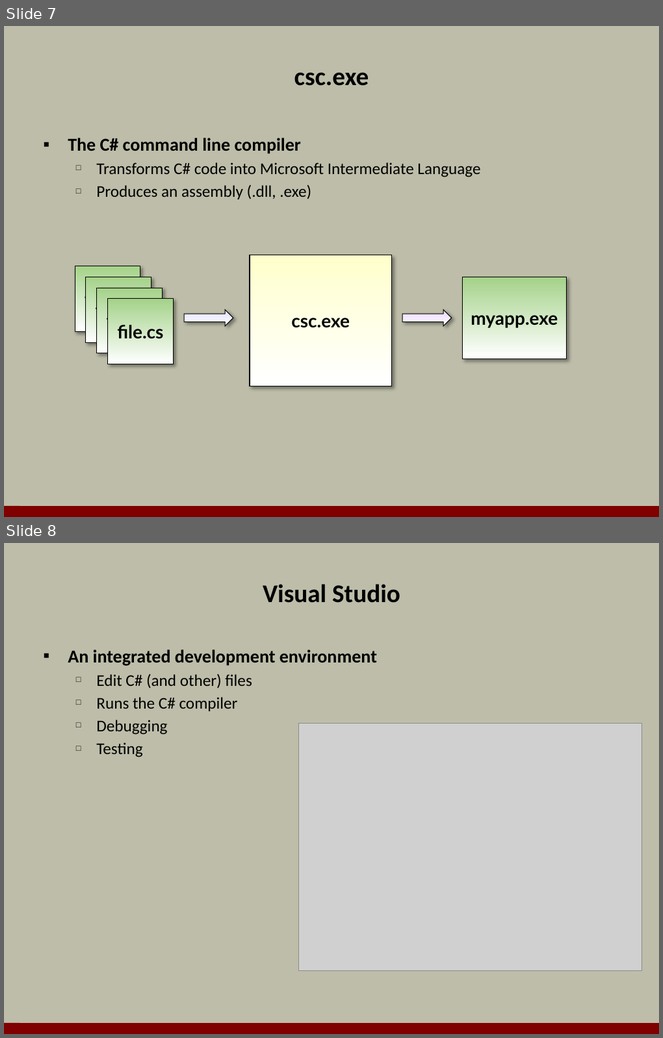
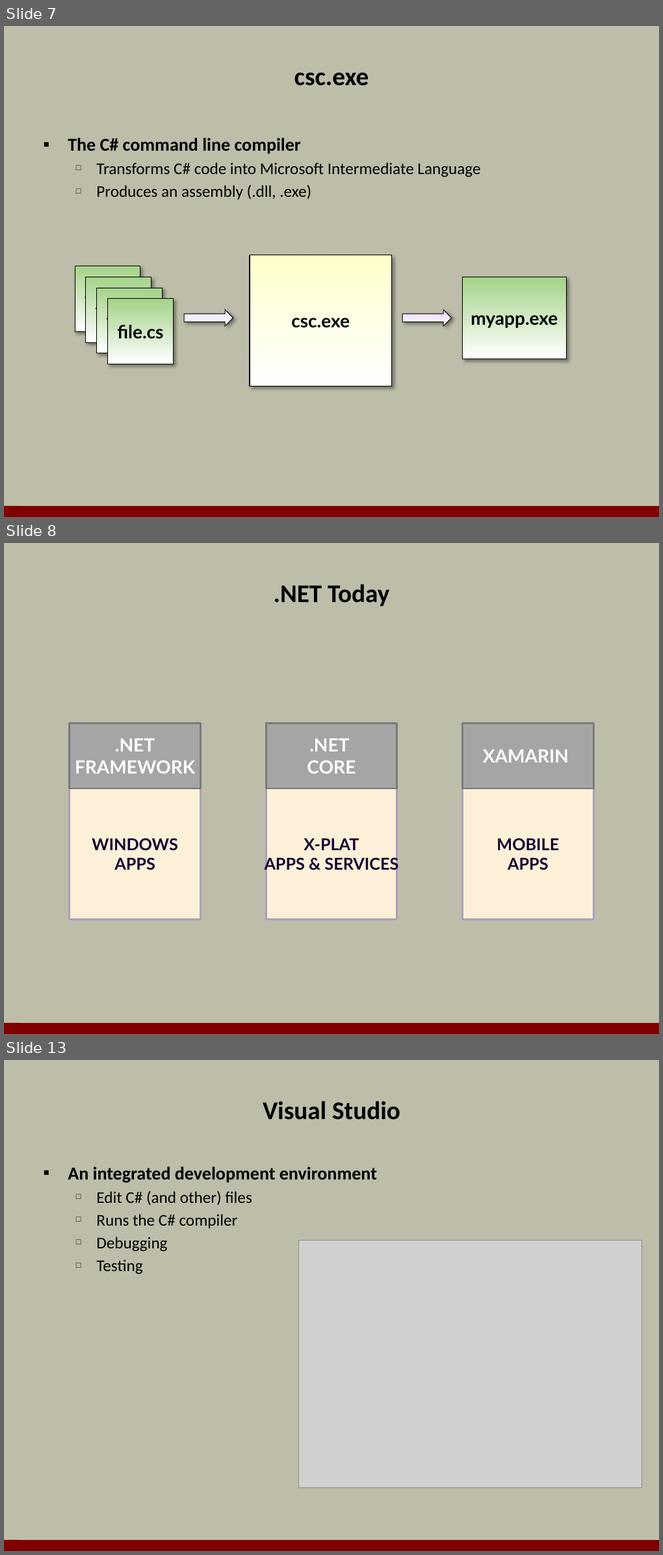
Before and after one commit to OdeToCode/classes, a slide deck: csharp/slides/01_Introduction To C#.pptx. Shown one above the other, each under a label of ours: slides 7 and 8 before the commit, slides 7, 8 and 13 after it; the slides between them are not shown. The pictures are 663x1038 and 663x1555 pixels, drawn with LibreOffice and Linux fonts; fonts in the diff are those of the drawing; grey boxes stand for pictures; background and template pictures are left out. Boxes give left, top, right and bottom in pixels: in the first picture for what was removed or moved away, otherwise in the second. Text is boxed around its words. In the diff, an @@ line names an element or a change of style, - is before the commit and + after.

```diff
--- a/csharp/slides/01_Introduction To C#.pptx
+++ b/csharp/slides/01_Introduction To C#.pptx
@@ slide 8 added at [4, 543, 659, 1034], background #BDBDA9; not listed: 1 template element that a slide beside it also shows @@
@@ title added at [274, 584, 389, 606], 28 pt, text #000000, bold @@
+.NET Today
@@ rectangle added at [70, 723, 200, 789], fill #A5A5A5, outline #7A7A7A 2 pt, 20 pt, text #FFFFFF, bold @@
+.NET
+FRAMEWORK
@@ rectangle added at [266, 723, 397, 789], fill #A5A5A5, outline #7A7A7A 2 pt, 20 pt, text #FFFFFF, bold @@
+.NET
+CORE
@@ rectangle added at [463, 723, 594, 789], fill #A5A5A5, outline #7A7A7A 2 pt, 20 pt, text #FFFFFF, bold @@
+XAMARIN
@@ rectangle added at [70, 789, 200, 920], fill #FDF0D9, outline #AD9EBD 2 pt, 18 pt, text #17002F, bold @@
+WINDOWS
+APPS
@@ rectangle added at [266, 789, 397, 920], fill #FDF0D9, outline #AD9EBD 2 pt, 18 pt, text #17002F, bold @@
+X-PLAT
+APPS & SERVICES
@@ rectangle added at [463, 789, 594, 920], fill #FDF0D9, outline #AD9EBD 2 pt, 18 pt, text #17002F, bold @@
+MOBILE
+APPS
@@ what was slide 8 is now slide 13 @@
```
Also in this commit, not shown: 4 other slides added, 6 other files.
